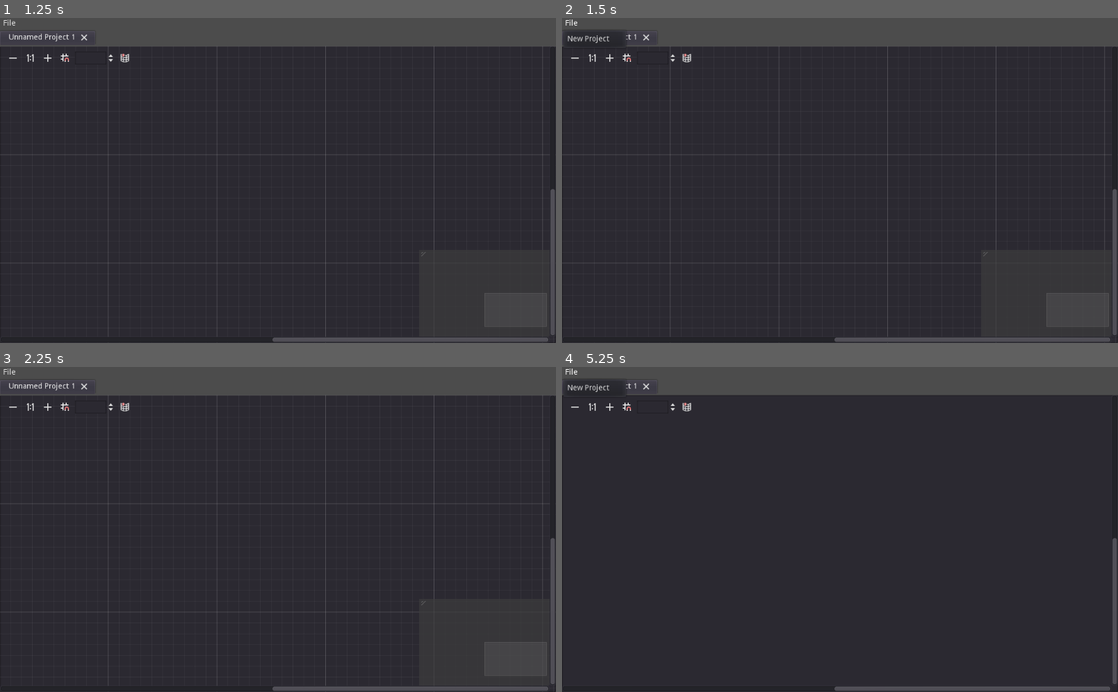
Above: before the commit, frames 1-4 (two rows, left to right).
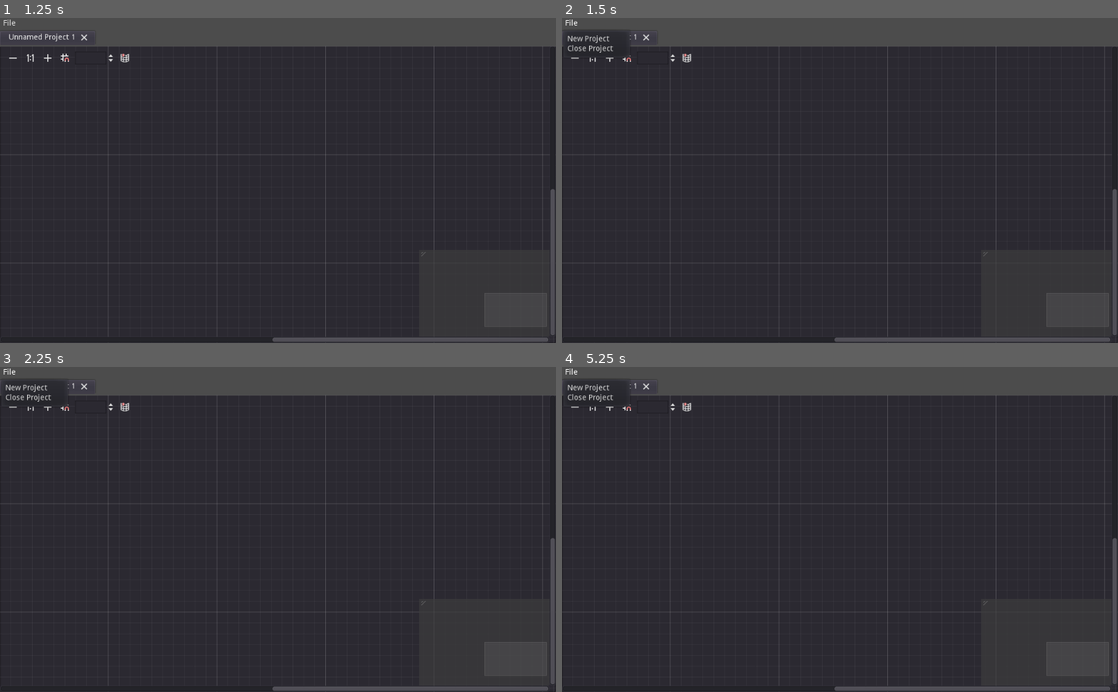
Above: after the commit, the same moments.

Repository: noiamhippyman/GodotAudioGeneration
Game: Godot game, scene res://SFX Generator/SFXGeneratorMain.tscn
Two runs of this game, one before a commit and one after it. Both use one fixed random seed, a clock stepped at 60 frames per second and the inputs below.
Inputs (mouse positions are in pixels of both pictures, inside the frame that each line leads up to):
- Up to frame 1 (1.25 s): click "Click me to create a new proj…" at 0.5 s
- Up to frame 2 (1.5 s): click "File" at 1.25 s
- Up to frame 3 (2.25 s): click (11, 406) at 2 s
- Up to frame 4 (5.25 s): click (612, 406) at 2.75 s; click (628, 406) at 3.5 s; click (684, 406) at 4.25 s; click "File" at 5 s

Frame 1 is identical in both runs. In frame 2, 0.1% of the frame differs, in the area x 1-13%, y 4-13%; in frame 3, 0.4%; in frame 4, 1.6%, in the area x 1-99%, y 4-99%.

Commit message:
Now you can close projects with the file menu button. Also refactored out a good bit of repeated code.

Diff:
--- a/AudioProgramming/Globals.gd
+++ b/AudioProgramming/Globals.gd
@@ -18,3 +18,4 @@
 const NODE_TYPE_AUDIO_OUTPUT:int = 1
 
 const FILE_NEW_PROJECT:int = 0
+const FILE_CLOSE_PROJECT:int = 1
--- a/AudioProgramming/SFX Generator/GUI/FileMenuButton.gd
+++ b/AudioProgramming/SFX Generator/GUI/FileMenuButton.gd
@@ -3,13 +3,17 @@
 var popup:PopupMenu = null
 
 signal new_project_requested
+signal close_project_requested
 
 func _ready():
 	popup = get_popup()
 	popup.add_item("New Project", Globals.FILE_NEW_PROJECT)
+	popup.add_item("Close Project", Globals.FILE_CLOSE_PROJECT)
 	popup.connect("id_pressed", self, "_on_id_pressed")
 
 func _on_id_pressed(id:int):
 	match id:
 		Globals.FILE_NEW_PROJECT:
 			emit_signal("new_project_requested")
+		Globals.FILE_CLOSE_PROJECT:
+			emit_signal("close_project_requested")
--- a/AudioProgramming/SFX Generator/SFXGeneratorMain.gd
+++ b/AudioProgramming/SFX Generator/SFXGeneratorMain.gd
@@ -7,6 +7,7 @@
 var no_projects_vbox:VBoxContainer = null
 
 func add_node(id:int):
+	# adds a node to the current_project_editor
 	var node:GraphNode = null
 	match id:
 		Globals.NODE_TYPE_OSCILLATOR:
@@ -37,23 +38,36 @@
 	if (no_projects_vbox.visible):
 		no_projects_vbox.visible = false
 
+func get_project_by_name(name:String):
+	var projects = root.get_children()
+	for project in projects:
+		if (not project is GraphEdit):
+			continue
+		if (project.name == name):
+			return project
+
+	# no project found with this name
+	return null
+
 func close_project(name:String):
-	var existing_projects = root.get_children()
-	var current_project = null
-	for project in existing_projects:
-		if (project.name == name):
-			project.queue_free()
-			break
+	get_project_by_name(name).queue_free()
+
+func close_project_tab(tab:int):
+	var name = project_tabs.get_tab_title(tab)
+	close_project(name)
+	project_tabs.remove_tab(tab)
+
+	if (project_tabs.current_tab > -1):
+		change_project_tab(project_tabs.current_tab)
+	else:
+		current_project_editor = null
+		no_projects_vbox.visible = true
 
 func change_project_tab(tab:int):
 	current_project_editor.visible = false
 	var name = project_tabs.get_tab_title(tab)
-	var existing_projects = root.get_children()
-	for child in existing_projects:
-		if (child.name == name):
-			current_project_editor = child
-			current_project_editor.visible = true
-			break
+	current_project_editor = get_project_by_name(name)
+	current_project_editor.visible = true
 
 func _ready():
 	project_tabs = $RootVBoxContainer/Tabs
@@ -75,15 +89,11 @@
 	change_project_tab(tab)
 
 func _on_Tabs_tab_close(tab:int):
-	var name = project_tabs.get_tab_title(tab)
-	close_project(name)
-	project_tabs.remove_tab(tab)
-
-	if (project_tabs.current_tab > -1):
-		change_project_tab(project_tabs.current_tab)
-	else:
-		current_project_editor = null
-		no_projects_vbox.visible = true
+	close_project_tab(tab)
 
 func _on_NoProjectsVBox_Button_pressed():
 	add_project()
+
+func _on_FileMenuButton_close_project_requested():
+	if (!no_projects_vbox.visible):
+		close_project_tab(project_tabs.current_tab)
--- a/AudioProgramming/SFX Generator/SFXGeneratorMain.tscn
+++ b/AudioProgramming/SFX Generator/SFXGeneratorMain.tscn
@@ -69,6 +69,7 @@
 margin_right = 20.0
 margin_bottom = 20.0
 script = ExtResource( 3 )
+[connection signal="close_project_requested" from="RootVBoxContainer/MenuButtonHBoxContainer/FileMenuButton" to="." method="_on_FileMenuButton_close_project_requested"]
 [connection signal="new_project_requested" from="RootVBoxContainer/MenuButtonHBoxContainer/FileMenuButton" to="." method="_on_FileMenuButton_new_project_requested"]
 [connection signal="tab_changed" from="RootVBoxContainer/Tabs" to="." method="_on_Tabs_tab_changed"]
 [connection signal="tab_close" from="RootVBoxContainer/Tabs" to="." method="_on_Tabs_tab_close"]
